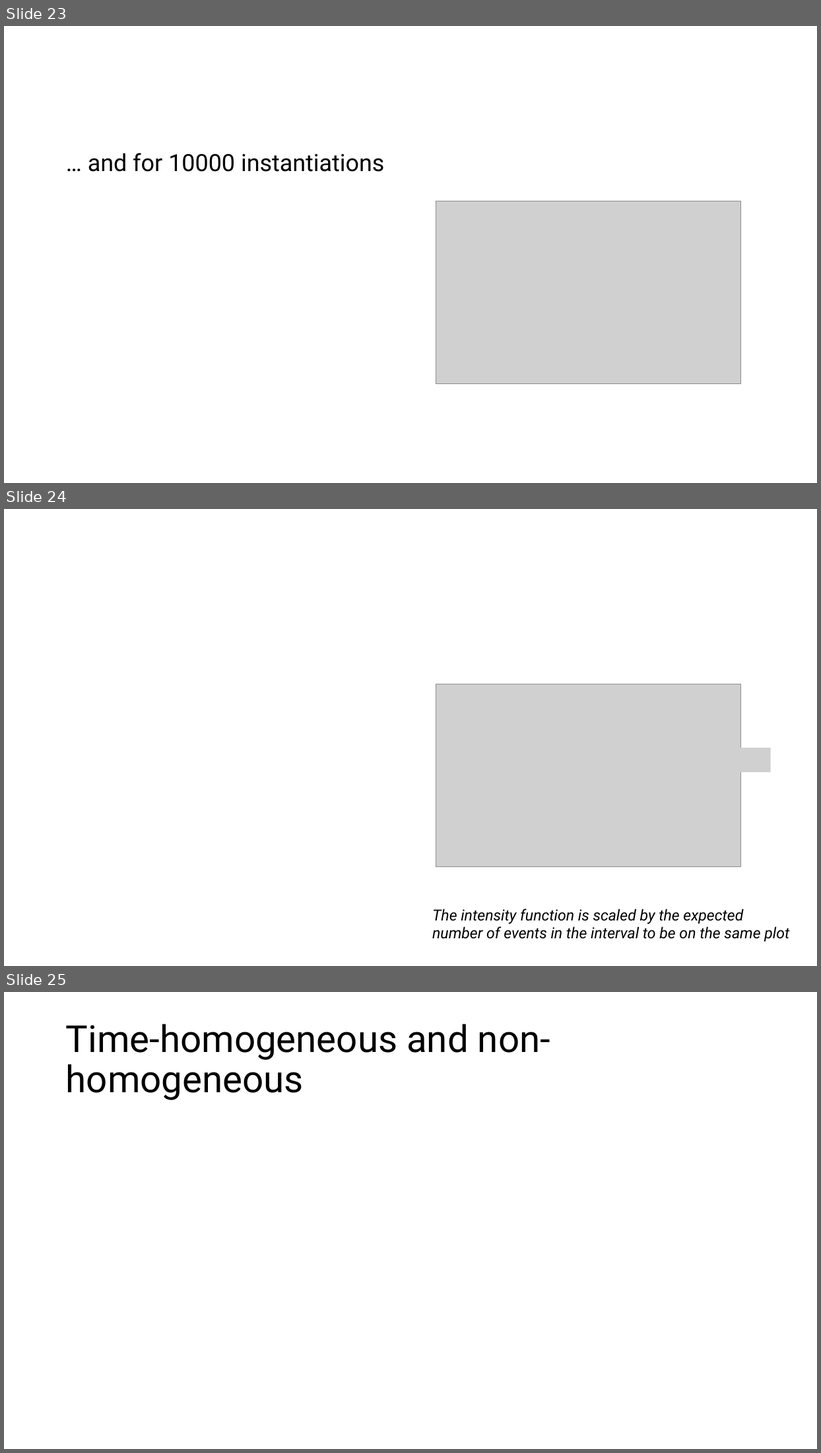
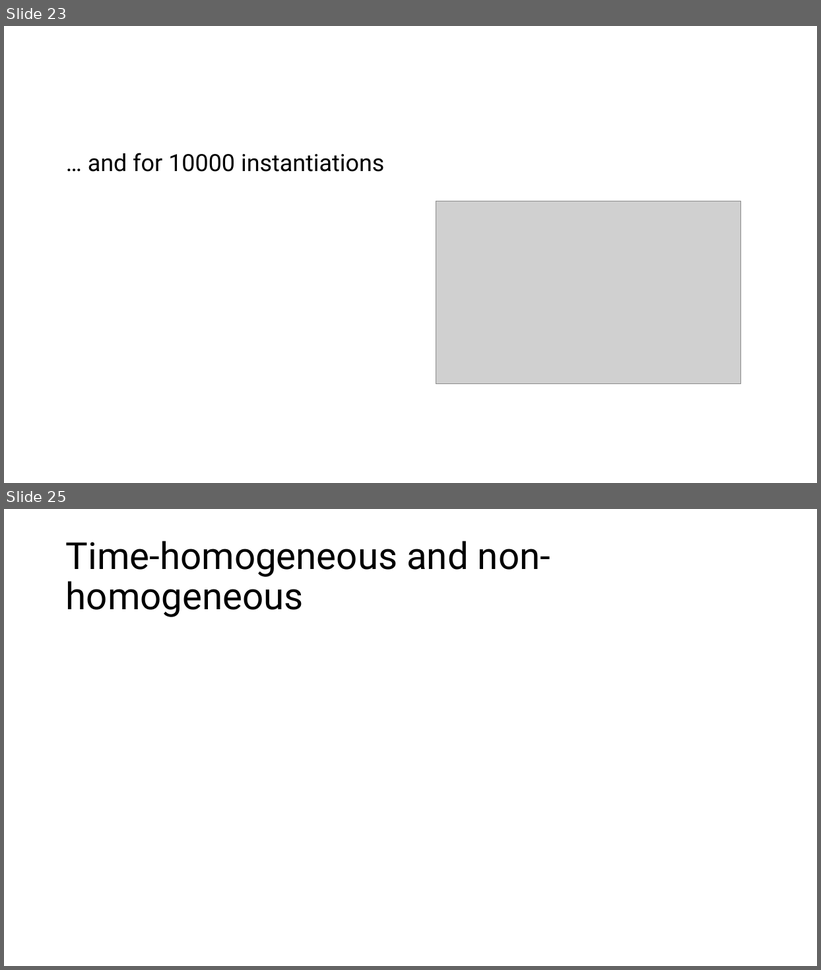
Before and after one commit to ttrikalin/des-R-course, a slide deck: 2026_SMDM/02_Theory.pptx. Shown one above the other, each under a label of ours: slides 23, 24 and 25 before the commit, slides 23 and 25 after it; the slides between them are not shown. The pictures are 821x1453 and 821x970 pixels, drawn with LibreOffice and Linux fonts; fonts in the diff are those of the drawing; grey boxes stand for pictures. Boxes give left, top, right and bottom in pixels: in the first picture for what was removed or moved away, otherwise in the second. Text is boxed around its words. In the diff, an @@ line names an element or a change of style, - is before the commit and + after.

```diff
--- a/2026_SMDM/02_Theory.pptx
+++ b/2026_SMDM/02_Theory.pptx
@@ slide 24 removed at <box>4,509,817,966</box>, background #FFFFFF @@
@@ picture removed at <box>436,685,741,867</box> @@
@@ picture removed at <box>728,748,771,772</box> @@
@@ text removed at <box>432,909,789,942</box> @@
-The intensity function is scaled by the expected number of events in the interval to be on the same plot
```
Also in this commit, not shown: 5 slides changed, 2 slides added, 9 other files.
